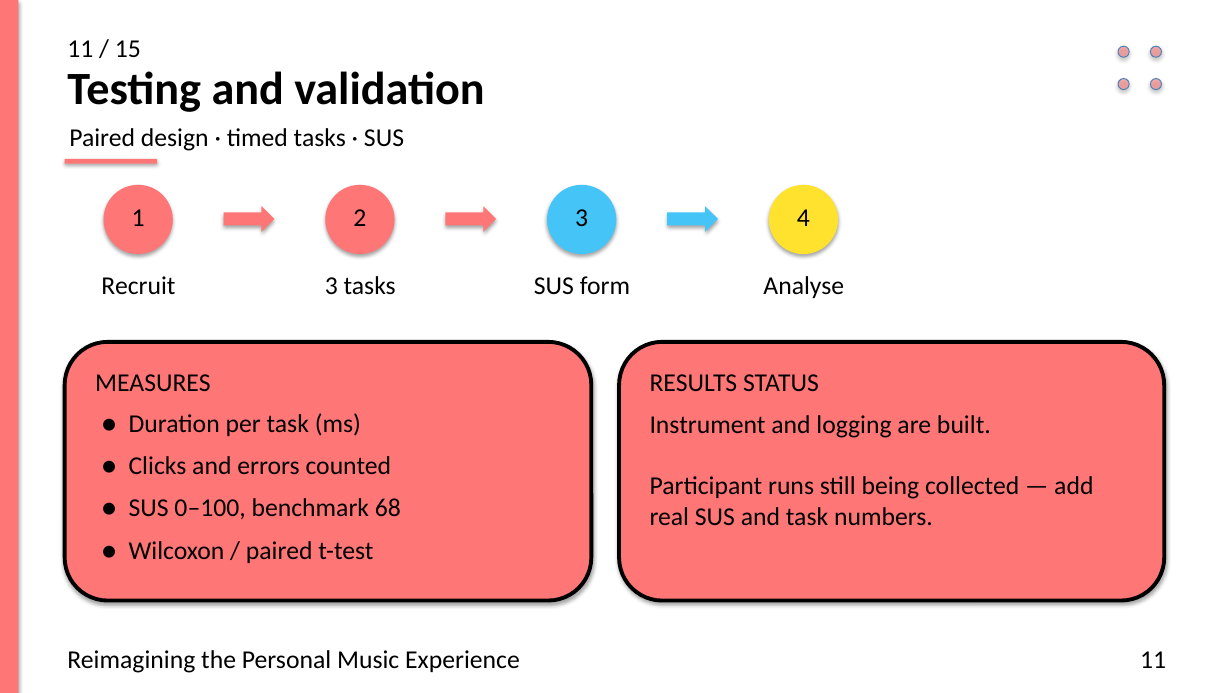
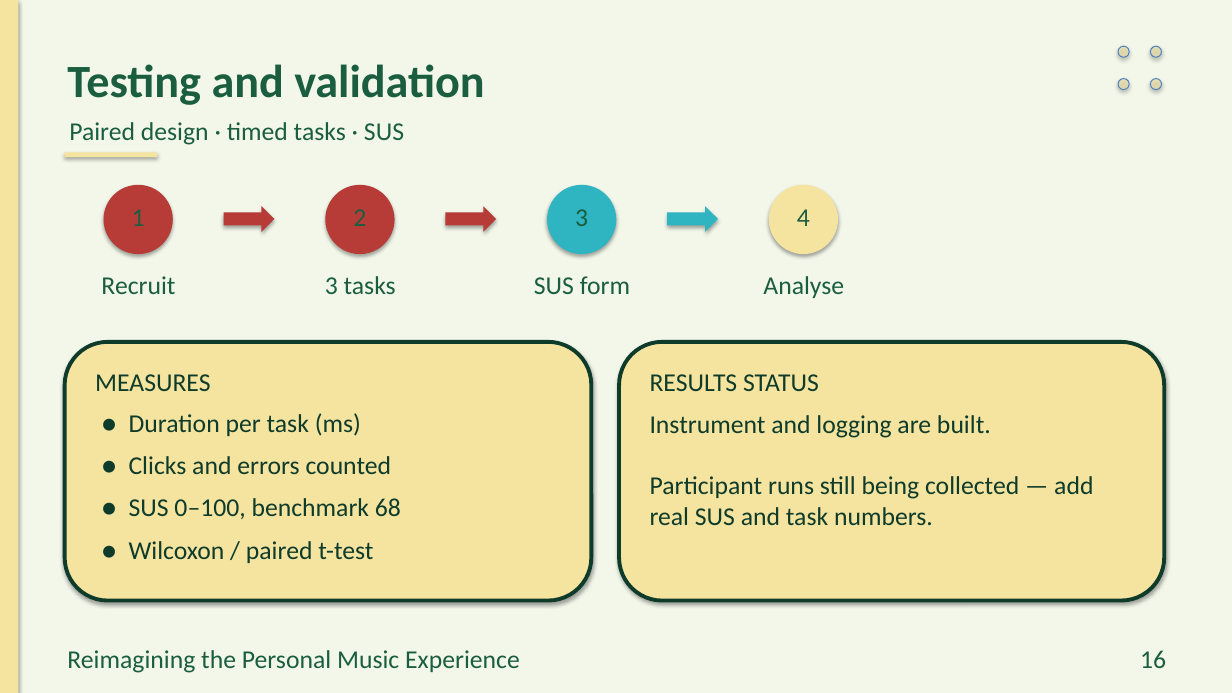
Before and after one commit to preet-kamdar/design-thinking-sem3, a slide deck: slide 16 of docs/Presentation.pptx (slide 11 before the commit). Drawn at 1232x693 pixels with LibreOffice and Linux fonts; fonts in the diff are those of the drawing. Boxes give left, top, right and bottom in pixels: in the first picture for what was removed or moved away, otherwise in the second. Text is boxed around its words. In the diff, an @@ line names an element or a change of style, - is before the commit and + after.

Commit message:
Promote Dandadan tinted, add five full-size chart slides, more vinyl and single slide number

```diff
--- a/docs/Presentation.pptx
+++ b/docs/Presentation.pptx
@@ rectangle at (x1=0, y1=0, x2=1232, y2=693): fill #FFFFFF to #F2F7EA @@
@@ rectangle at (x1=0, y1=0, x2=18, y2=693): fill #FF7676 to #F5E3A0 @@
@@ text removed at (x1=67, y1=40, x2=141, y2=57) @@
-11 / 15
@@ fill #FF7676 at 55% opacity to #F5E3A0 at 55% opacity in 4 elements at (x1=1118, y1=46, x2=1129, y2=57), (x1=1151, y1=46, x2=1162, y2=57), (x1=1118, y1=79, x2=1129, y2=90), (x1=1151, y1=79, x2=1162, y2=90) @@
@@ text colour #000000 to #1B5E3F in 11 elements at (x1=132, y1=209, x2=145, y2=226), (x1=101, y1=276, x2=175, y2=294), (x1=353, y1=209, x2=366, y2=226), (x1=325, y1=276, x2=396, y2=294), (x1=575, y1=209, x2=588, y2=226), (x1=534, y1=276, x2=630, y2=294), (x1=797, y1=209, x2=810, y2=226), (x1=763, y1=276, x2=844, y2=298), (x1=67, y1=650, x2=520, y2=673), (x1=67, y1=64, x2=484, y2=105), (x1=69, y1=122, x2=404, y2=145) @@
@@ rectangle at (x1=65, y1=152, x2=157, y2=157): fill #FF7676 to #F5E3A0 @@
@@ rectangle moved from (x1=65, y1=159, x2=157, y2=164) to (x1=65, y1=152, x2=157, y2=157) @@
@@ fill #FF7676 to #B73B36 in 4 elements at (x1=104, y1=185, x2=173, y2=254), (x1=224, y1=206, x2=274, y2=232), (x1=325, y1=185, x2=395, y2=254), (x1=445, y1=206, x2=496, y2=232) @@
@@ ellipse at (x1=547, y1=185, x2=616, y2=254): fill #45C4F8 to #2FB4C2 @@
@@ right arrow at (x1=667, y1=206, x2=718, y2=232): fill #45C4F8 to #2FB4C2 @@
@@ ellipse at (x1=769, y1=185, x2=838, y2=254): fill #FFE22E to #F5E3A0 @@
@@ rounded rectangle at (x1=65, y1=342, x2=592, y2=601): fill #FF7676 to #F5E3A0; outline #000000 3 pt to #0E3B2A 3 pt @@
@@ rounded rectangle at (x1=619, y1=342, x2=1165, y2=601): fill #FF7676 to #F5E3A0; outline #000000 3 pt to #0E3B2A 3 pt @@
@@ text colour #000000 to #0E3B2A in 4 elements at (x1=95, y1=374, x2=210, y2=391), (x1=129, y1=413, x2=401, y2=563), (x1=650, y1=374, x2=819, y2=391), (x1=650, y1=415, x2=1093, y2=525) @@
@@ text at (x1=1140, y1=650, x2=1166, y2=668): text changed; text colour #000000 to #1B5E3F @@
-11
+16
```
Also in this commit, not shown: 14 other slides changed, 5 slides added, 18 other files.
